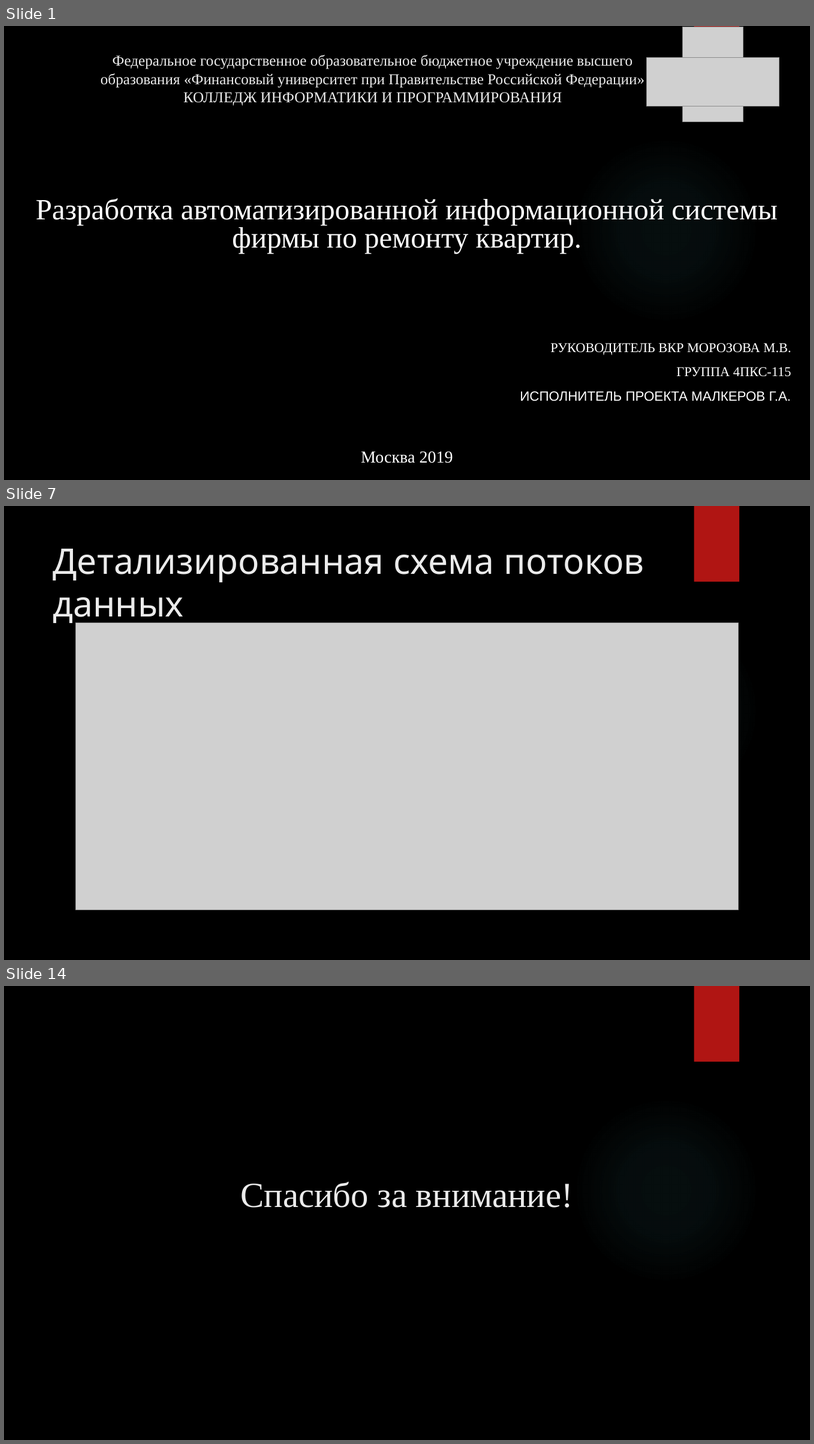
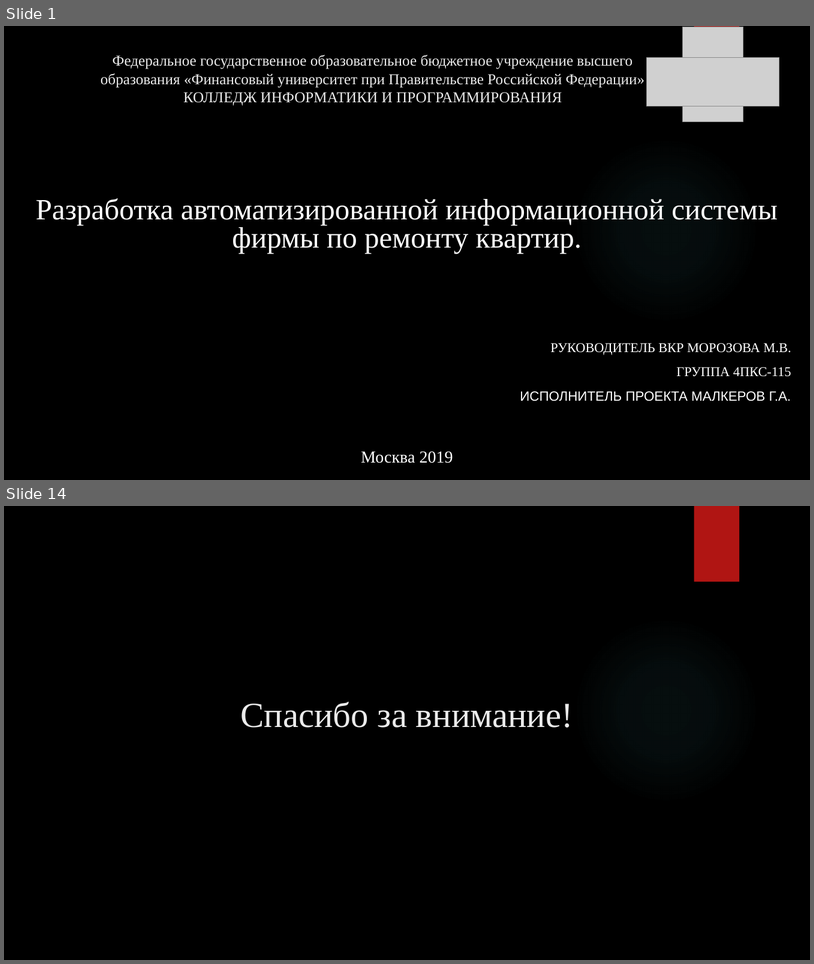
Before and after one commit to GENDOSMAL/Diplom, a slide deck: Documentation/Презентация к защите.pptx. Shown one above the other, each under a label of ours: slides 1, 7 and 14 before the commit, slides 1 and 14 after it; the slides between them are not shown. The pictures are 814x1444 and 814x964 pixels, drawn with LibreOffice and Linux fonts; fonts in the diff are those of the drawing; grey boxes stand for pictures; background and template pictures are left out. Boxes give left, top, right and bottom in pixels: in the first picture for what was removed or moved away, otherwise in the second. Text is boxed around its words. In the diff, an @@ line names an element or a change of style, - is before the commit and + after.

```diff
--- a/Documentation/Презентация к защите.pptx
+++ b/Documentation/Презентация к защите.pptx
@@ slide 7 removed at [4,506,810,960], background picture (left out); not listed: 2 template elements that a slide beside it also shows @@
@@ title removed at [53,549,645,625] @@
-Детализированная схема потоков данных
@@ picture removed at [76,623,739,910] @@
```
Also in this commit, not shown: 8 slides changed, 4 slides added, 3 other slides removed, 1 other file.
